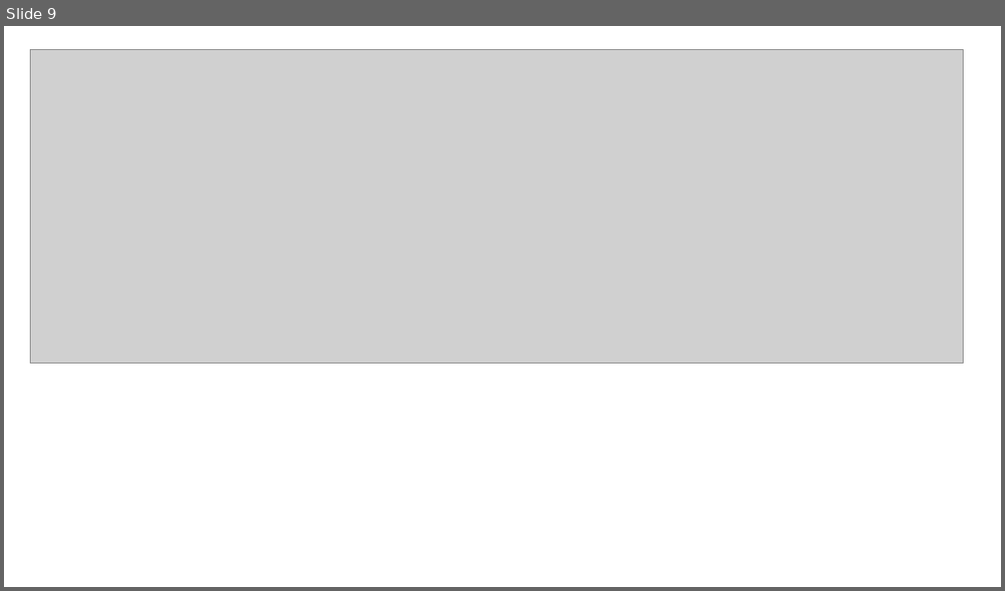
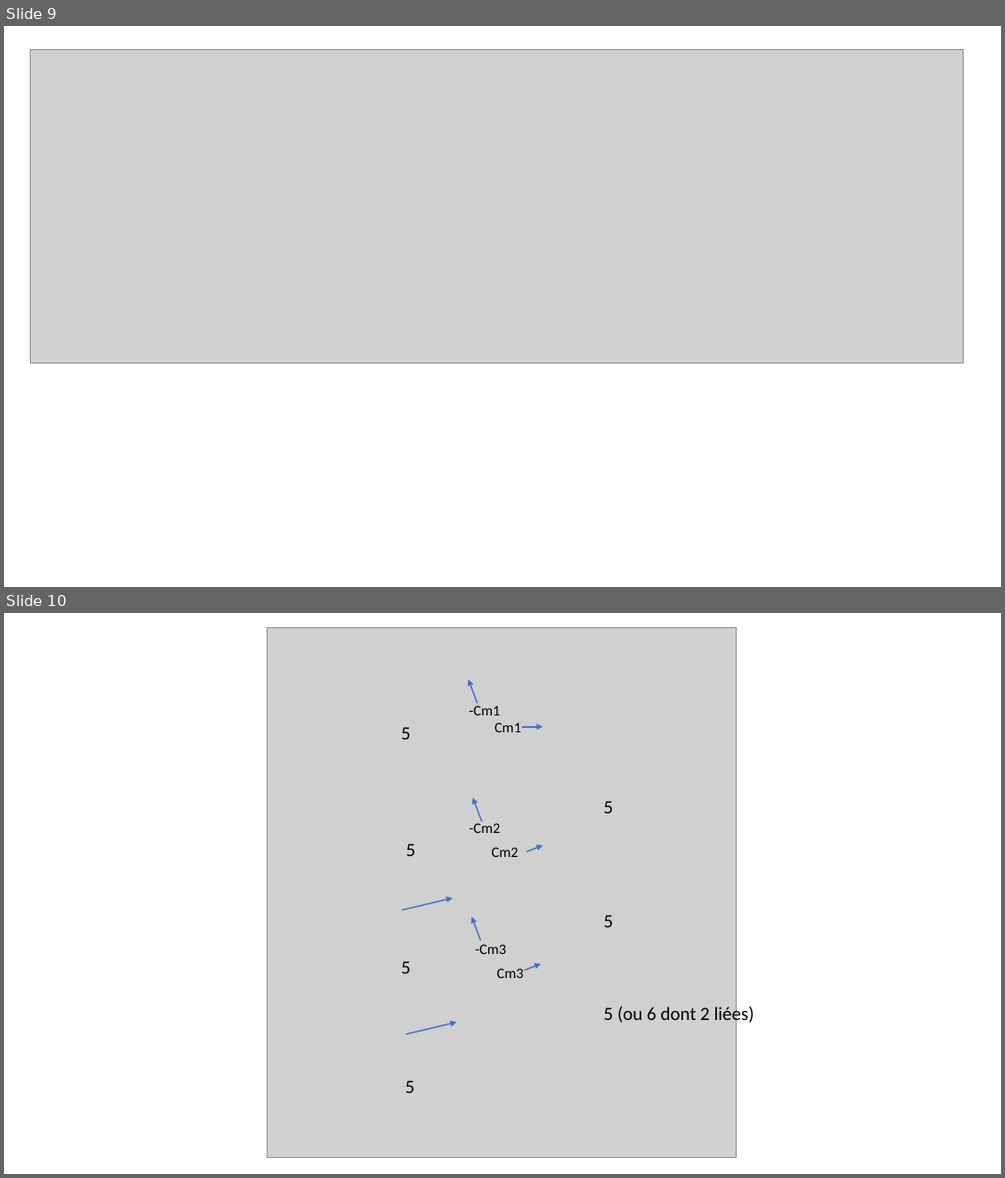
Before and after one commit to xpessoles/TP_Documents_PSI, a slide deck: Centrale_2019/images/Figures.pptx. Shown one above the other, each under a label of ours: slide 9 before the commit, slides 9 and 10 after it. The pictures are 1005x591 and 1005x1178 pixels, drawn with LibreOffice and Linux fonts; fonts in the diff are those of the drawing; grey boxes stand for pictures. Boxes give left, top, right and bottom in pixels: in the first picture for what was removed or moved away, otherwise in the second. Text is boxed around its words. In the diff, an @@ line names an element or a change of style, - is before the commit and + after.

```diff
--- a/Centrale_2019/images/Figures.pptx
+++ b/Centrale_2019/images/Figures.pptx
@@ slide 10 added at [4, 613, 1001, 1174], background #FFFFFF @@
@@ picture added at [267, 627, 736, 1158] @@
@@ arrow added from (477, 704) to (469, 680), #4472C4 1.25 pt @@
@@ text added at [469, 706, 500, 715], 14 pt, text #000000 @@
+Cm1
@@ text added at [401, 727, 411, 739], 18 pt, text #000000 @@
+5
@@ text added at [494, 722, 521, 732], 14 pt, text #000000 @@
+-Cm1
@@ arrow added from (522, 727) to (543, 727), #4472C4 1.25 pt @@
@@ arrow added from (482, 821) to (473, 798), #4472C4 1.25 pt @@
@@ text added at [469, 823, 500, 833], 14 pt, text #000000 @@
+-Cm2
@@ text added at [604, 801, 614, 813], 18 pt, text #000000 @@
+5
@@ text added at [406, 844, 416, 856], 18 pt, text #000000 @@
+5
@@ text added at [492, 847, 518, 857], 14 pt, text #000000 @@
+Cm2
@@ arrow added from (526, 852) to (543, 845), #4472C4 1.25 pt @@
@@ picture added at [313, 897, 412, 923] @@
@@ arrow added from (402, 910) to (453, 898), #4472C4 1.25 pt @@
@@ arrow added from (480, 941) to (471, 916), #4472C4 1.25 pt @@
@@ text added at [604, 915, 614, 927], 18 pt, text #000000 @@
+5
@@ text added at [475, 944, 506, 954], 14 pt, text #000000 @@
+-Cm3
@@ text added at [401, 961, 411, 973], 18 pt, text #000000 @@
+5
@@ text added at [497, 968, 524, 978], 14 pt, text #000000 @@
+Cm3
@@ arrow added from (525, 971) to (541, 964), #4472C4 1.25 pt @@
@@ text added at [604, 1004, 754, 1025], 18 pt, text #000000 @@
+5 (ou 6 dont 2 liées)
@@ picture added at [311, 1022, 413, 1046] @@
@@ arrow added from (406, 1034) to (456, 1022), #4472C4 1.25 pt @@
@@ text added at [405, 1080, 415, 1093], 18 pt, text #000000 @@
+5
```
Also in this commit, not shown: 6 other files.
